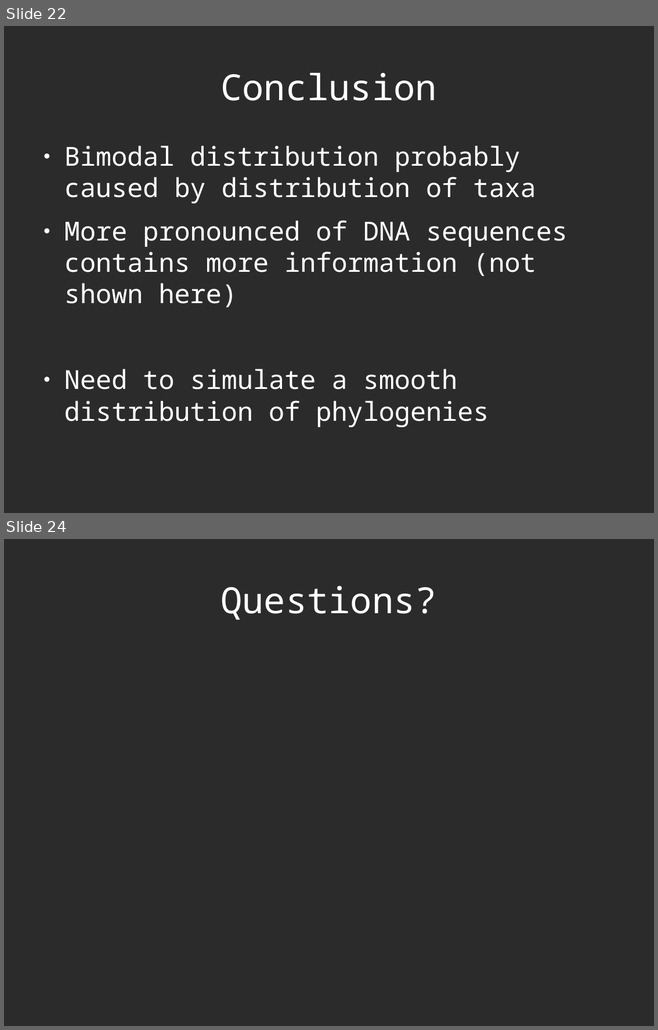
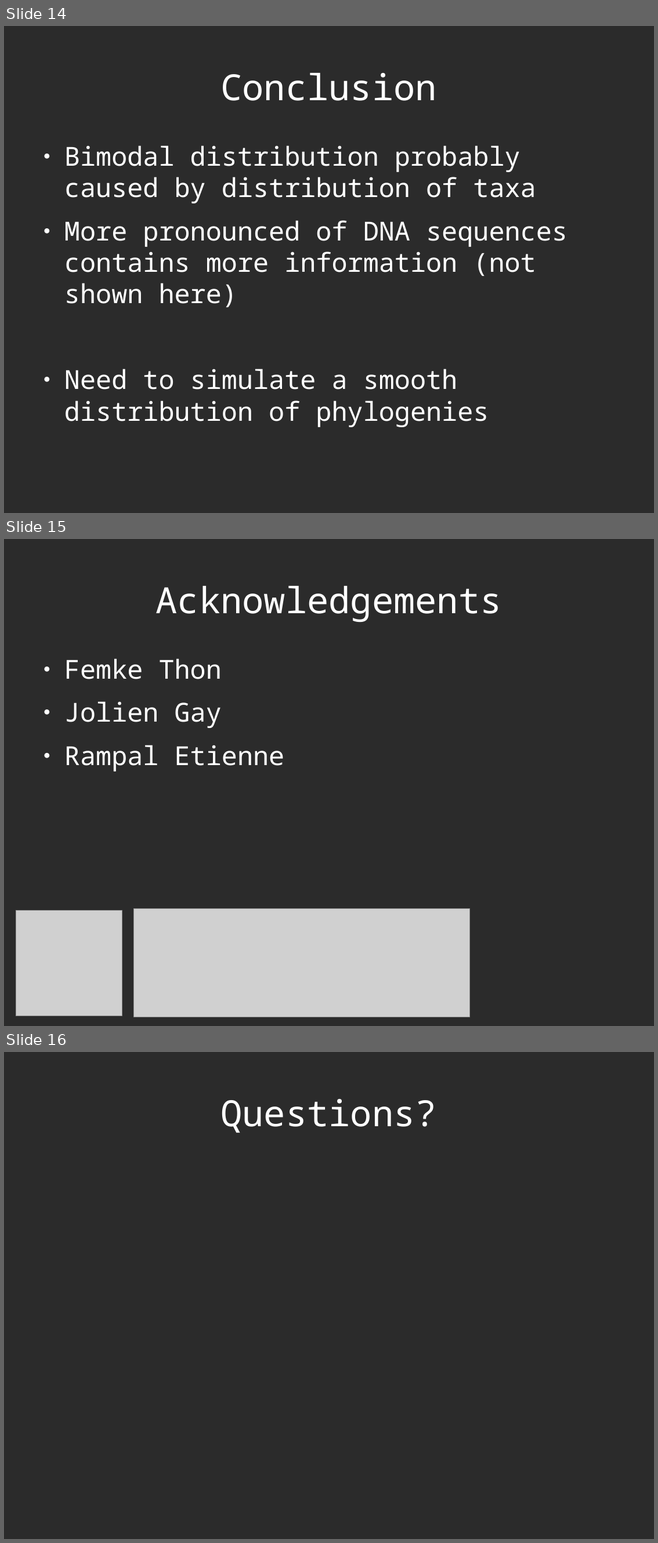
Before and after one commit to richelbilderbeek/Science, a slide deck: Bilderbeek20170213TresMeeting/20170213TresMeeting.odp. Shown one above the other, each under a label of ours: slides 22 and 24 before the commit, slides 14, 15 and 16 after it; the slides between them are not shown. The pictures are 658x1030 and 658x1543 pixels, drawn with LibreOffice and Linux fonts; fonts in the diff are those of the drawing; grey boxes stand for pictures; background and template pictures are left out; a plain dark background stands for a picture behind light text. Boxes give left, top, right and bottom in pixels: in the first picture for what was removed or moved away, otherwise in the second. Text is boxed around its words. In the diff, an @@ line names an element or a change of style, - is before the commit and + after.

```diff
--- a/Bilderbeek20170213TresMeeting/20170213TresMeeting.odp
+++ b/Bilderbeek20170213TresMeeting/20170213TresMeeting.odp
@@ slide 15 added at box(4, 539, 654, 1026), background picture (left out) @@
@@ title added at box(156, 586, 502, 622), 44 pt, text #FFFFFF @@
+Acknowledgements
@@ text added at box(64, 658, 285, 772), 32 pt, text #FFFFFF @@
+● Femke Thon
+● Jolien Gay
+● Rampal Etienne
@@ picture added at box(16, 910, 122, 1016) @@
@@ picture added at box(134, 909, 470, 1017) @@
@@ what was slide 22 is now slide 14 @@
@@ what was slide 24 is now slide 16 @@
```
Also in this commit, not shown: 1 slide changed, 1 other slide added, 11 slides removed, 11 other files.
